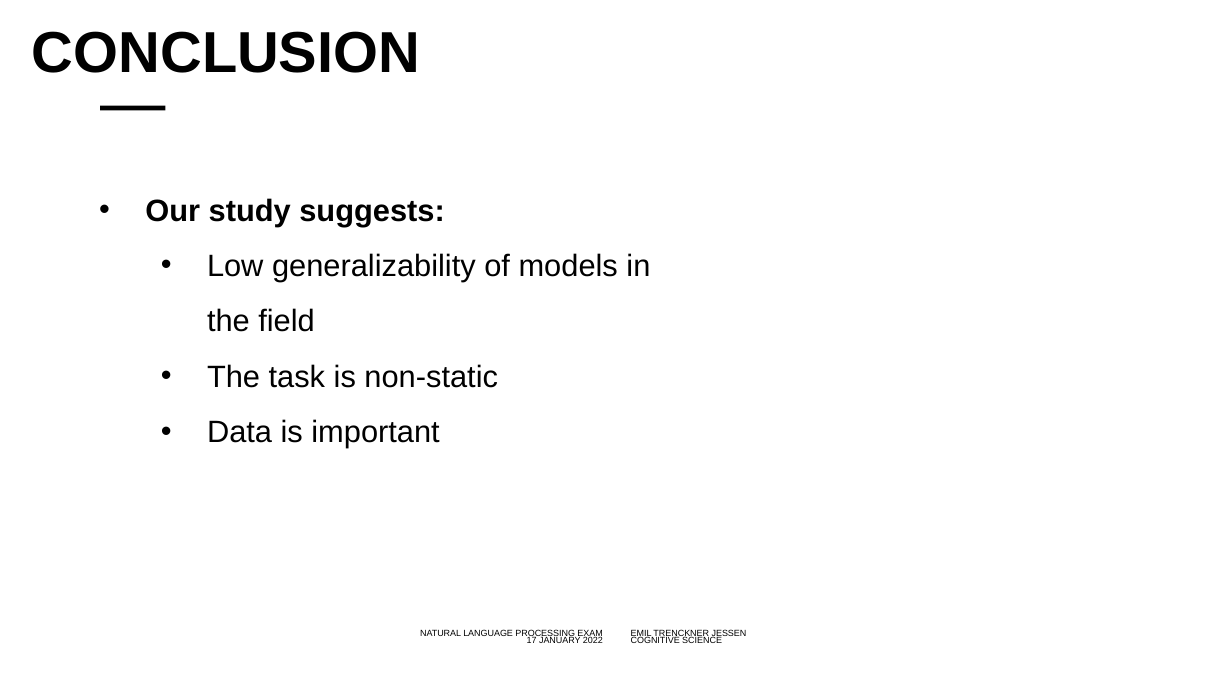
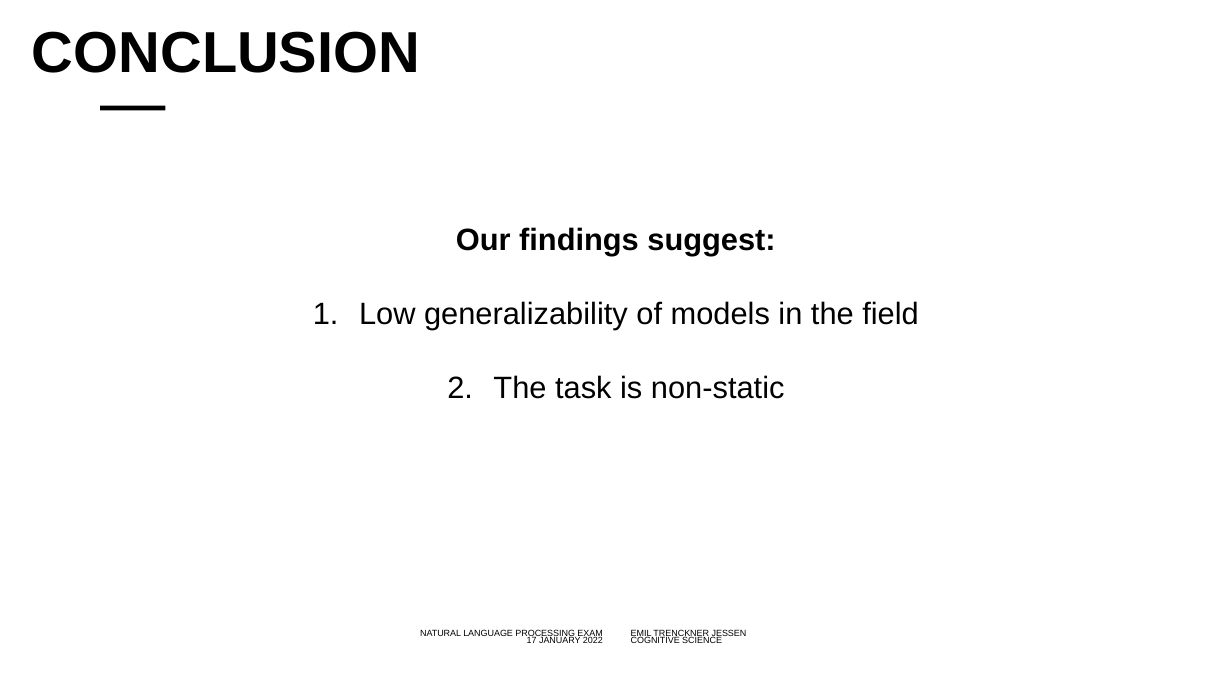
Before and after one commit to emiltj/NLP_oral_backup, a slide deck: slide 25 of Oral presentation/NLP.pptx (slide 24 before the commit). Drawn at 1232x693 pixels with LibreOffice and Linux fonts; fonts in the diff are those of the drawing; background and template pictures are left out. Boxes give left, top, right and bottom in pixels: in the first picture for what was removed or moved away, otherwise in the second. Text is boxed around its words. In the diff, an @@ line names an element or a change of style, - is before the commit and + after.

```diff
--- a/Oral presentation/NLP.pptx
+++ b/Oral presentation/NLP.pptx
@@ text "Our findings suggest:": place and size @@
-text "Our findings suggest:" at <box>145,198,650,448</box>
+text "Our findings suggest:" at <box>359,227,918,399</box>
@@ text at <box>456,227,775,256</box>: text changed @@
-• Our study suggests:
+Our findings suggest:
@@ text at <box>359,301,918,399</box>: alignment left to centre; bullet • to 1.; list level 2 to 1 in "Low generalizability of models in ..."; line spacing 1.5 to 2; list level 2 to 1 in "The task is non-static" @@
@@ text at <box>207,419,439,448</box>: paragraph removed @@
-  • Data is important
```
Also in this commit, not shown: 16 other slides changed, 1 slide added, 1 other file.
